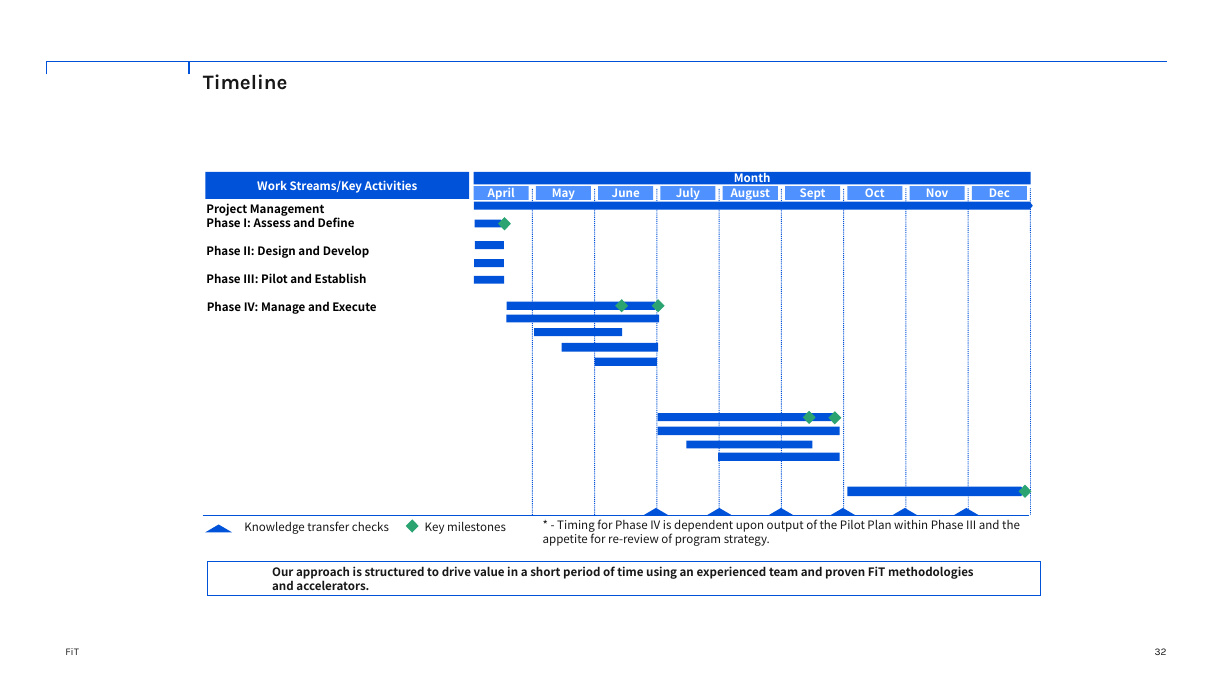
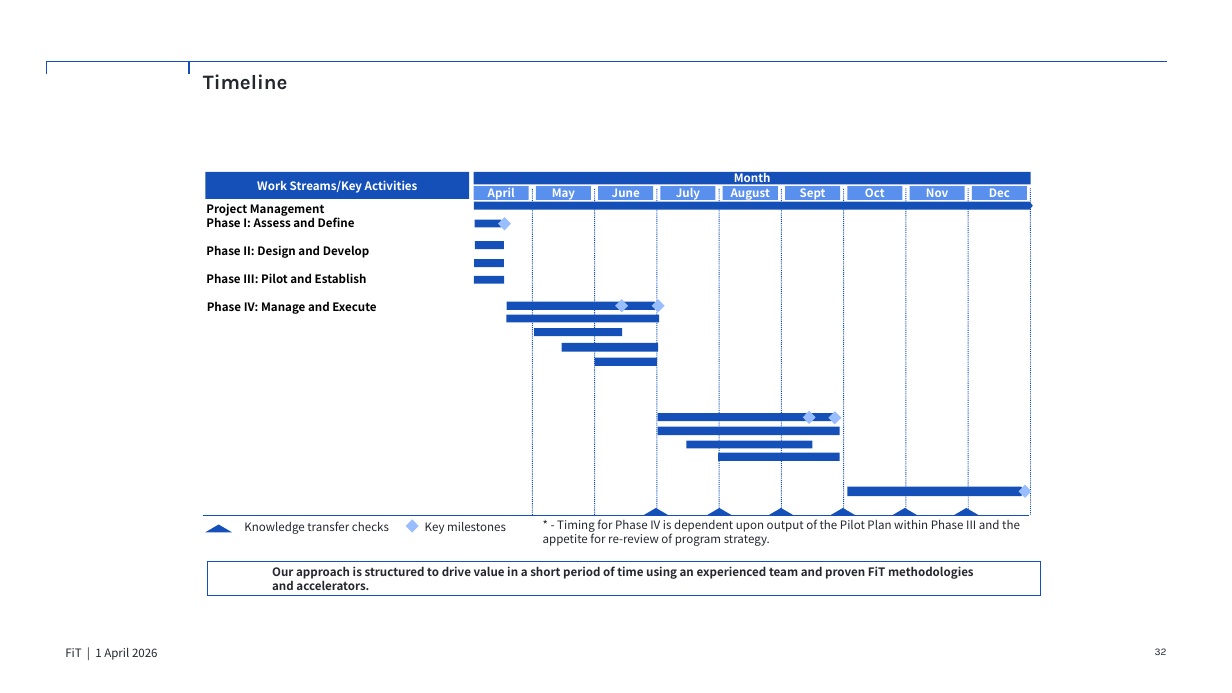
Before and after one commit to billyoftea/ppt-asset-library, a slide deck: slide 32 of assets/bundle.pptx. Drawn at 1232x693 pixels with LibreOffice and Linux fonts; fonts in the diff are those of the drawing. Boxes give left, top, right and bottom in pixels: in the first picture for what was removed or moved away, otherwise in the second. Text is boxed around its words. In the diff, an @@ line names an element or a change of style, - is before the commit and + after.

```diff
--- a/assets/bundle.pptx
+++ b/assets/bundle.pptx
@@ elbow line (47, 75) - (1167, 61): stroke #0052D9 1 pt to #1450B8 1 pt @@
@@ elbow line (189, 75) - (1030, 61): stroke #0052D9 1 pt to #1450B8 1 pt @@
@@ line (532, 189) - (532, 516): stroke #0052D9 0.75 pt dashed to #1450B8 0.75 pt dashed @@
@@ line (595, 189) - (595, 516): stroke #0052D9 0.75 pt dashed to #1450B8 0.75 pt dashed @@
@@ line (657, 189) - (657, 516): stroke #0052D9 0.75 pt dashed to #1450B8 0.75 pt dashed @@
@@ line (719, 189) - (719, 516): stroke #0052D9 0.75 pt dashed to #1450B8 0.75 pt dashed @@
@@ line (782, 189) - (782, 516): stroke #0052D9 0.75 pt dashed to #1450B8 0.75 pt dashed @@
@@ line (844, 189) - (844, 516): stroke #0052D9 0.75 pt dashed to #1450B8 0.75 pt dashed @@
@@ line (906, 189) - (906, 515): stroke #0052D9 0.75 pt dashed to #1450B8 0.75 pt dashed @@
@@ line (969, 189) - (969, 515): stroke #0052D9 0.75 pt dashed to #1450B8 0.75 pt dashed @@
@@ fill #4F92FF to #598FED in 9 elements at [536, 186, 592, 200], [598, 186, 653, 200], [661, 186, 716, 200], [723, 186, 778, 200], [786, 186, 841, 200], [474, 186, 530, 200], [848, 186, 903, 200], [909, 186, 965, 200], [972, 186, 1028, 200] @@
@@ line (1031, 189) - (1031, 515): stroke #0052D9 0.75 pt dashed to #1450B8 0.75 pt dashed @@
@@ fill #0052D9 to #1450B8 in 24 elements at [205, 172, 470, 199], [474, 172, 1031, 184], [474, 201, 1033, 210], [475, 241, 505, 250], [475, 220, 505, 228], [474, 260, 504, 268], [474, 276, 505, 285], [506, 301, 658, 310], [534, 328, 622, 336], [562, 343, 659, 351], [595, 358, 657, 366], [658, 427, 840, 435], [687, 441, 813, 449], [718, 453, 840, 461], [848, 487, 1025, 496], [706, 508, 733, 517], [642, 508, 669, 517], [768, 508, 795, 517], [830, 508, 857, 517], [892, 508, 919, 517], [953, 508, 980, 517], [205, 525, 232, 533], [506, 314, 660, 323], [658, 413, 840, 421] @@
@@ fill #2BA471 to #99BEFF in 7 elements at [498, 217, 511, 230], [616, 299, 628, 312], [1019, 485, 1031, 498], [406, 519, 419, 532], [803, 411, 816, 424], [652, 299, 665, 312], [829, 411, 842, 424] @@
@@ line (202, 516) - (1030, 516): stroke #0052D9 0.75 pt to #1450B8 0.75 pt @@
@@ text colour #181818 to #24272E in 5 elements at [203, 74, 287, 90], [1155, 648, 1167, 655], [244, 521, 389, 534], [425, 521, 506, 534], [543, 519, 1020, 546] @@
@@ rectangle "Our approach is structured to ..." at [207, 562, 1041, 596]: text colour #181818 to #24272E; outline #0052D9 0.75 pt to #1450B8 0.75 pt @@
@@ text removed at [65, 648, 79, 655] @@
-FiT
@@ text added at [65, 647, 158, 660], 9.1 pt, text #24272E @@
+FiT | 1 April 2026
```
Also in this commit, not shown: 88 other slides changed.
